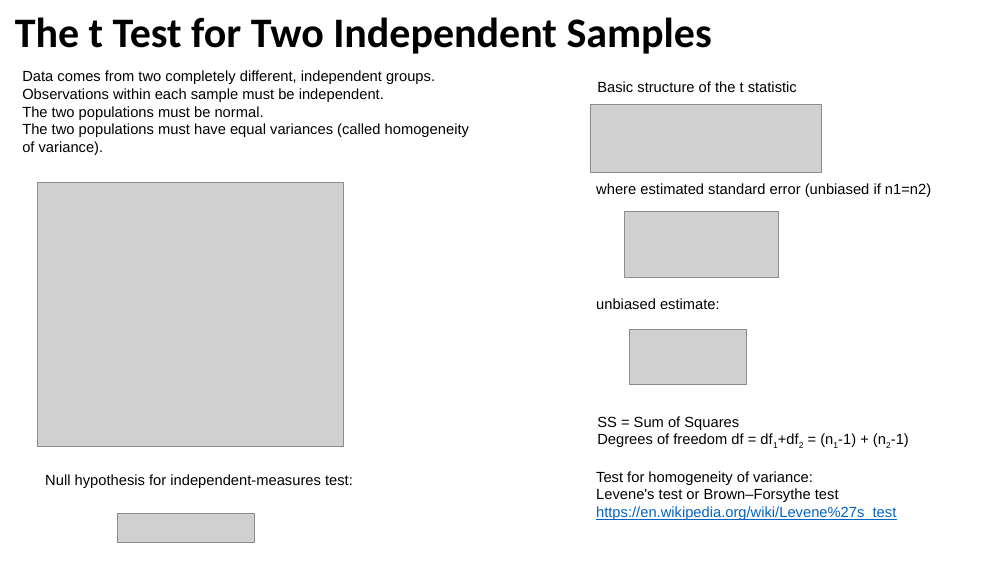
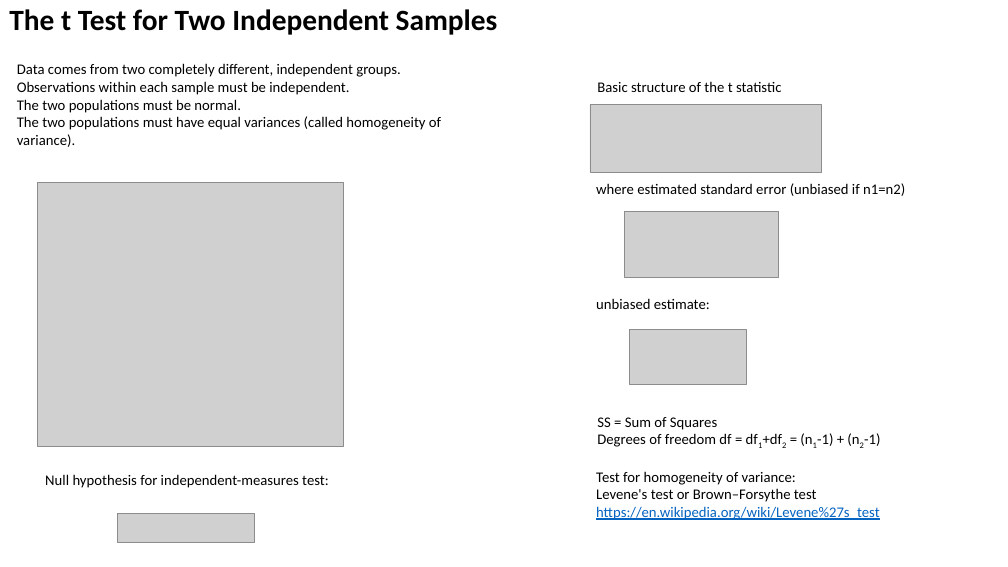
Before and after one commit to lselector/statistics, a slide deck: slide 9 of statistics_07b_t_distribution.pptx (slide 7 before the commit). Drawn at 1008x567 pixels with LibreOffice and Linux fonts; fonts in the diff are those of the drawing; grey boxes stand for pictures. Boxes give left, top, right and bottom in pixels: in the first picture for what was removed or moved away, otherwise in the second. Text is boxed around its words. In the diff, an @@ line names an element or a change of style, - is before the commit and + after.

```diff
--- a/statistics_07b_t_distribution.pptx
+++ b/statistics_07b_t_distribution.pptx
@@ title "The t Test for Two ..." at bbox=[9, 9, 498, 35]: size 40 to 28 pt @@
@@ font Arial to Calibri in 7 elements at bbox=[45, 474, 329, 488], bbox=[597, 82, 782, 92], bbox=[596, 183, 905, 196], bbox=[596, 298, 710, 309], bbox=[597, 417, 817, 448], bbox=[596, 471, 880, 520], bbox=[17, 63, 441, 147] @@
@@ text "Data comes from two completely ...": place and size @@
-text "Data comes from two completely ..." at bbox=[22, 70, 469, 155]
+text "Data comes from two completely ..." at bbox=[17, 63, 441, 147]
```
Also in this commit, not shown: 7 other slides changed, 1 slide added, 6 other files.
